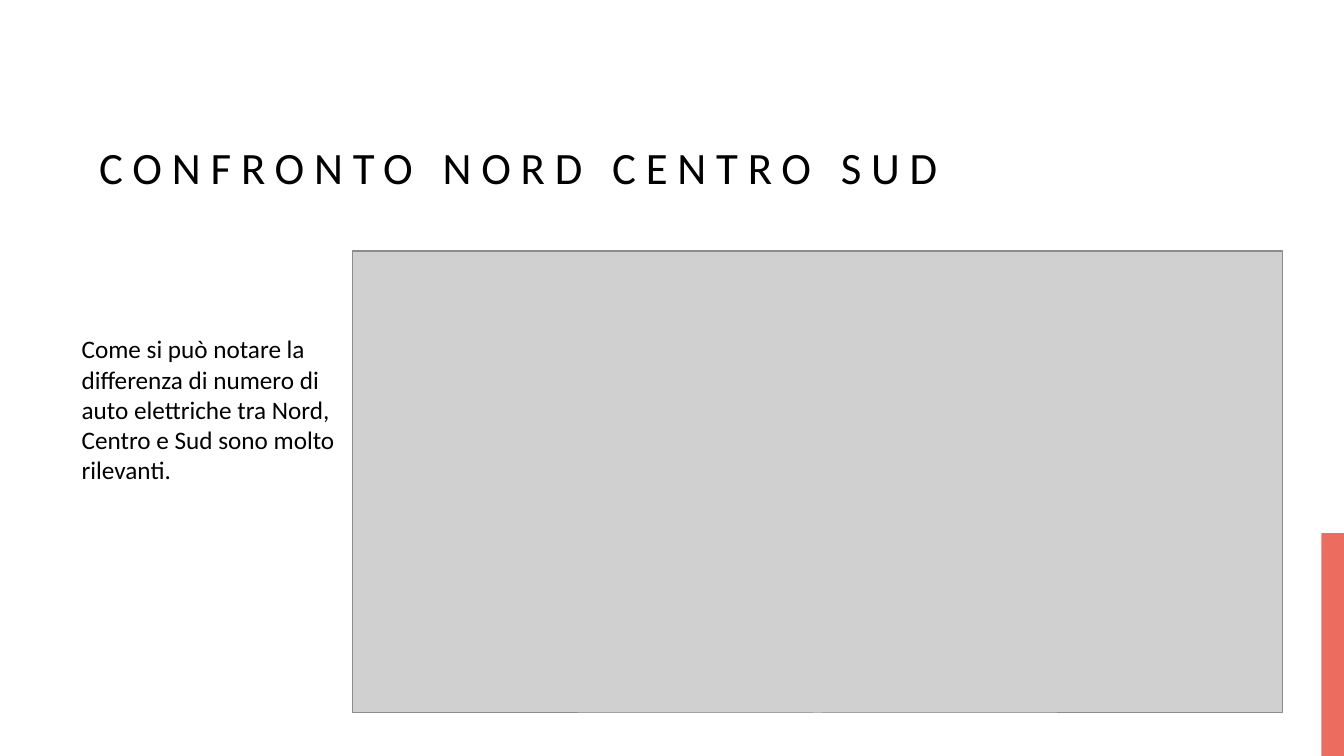
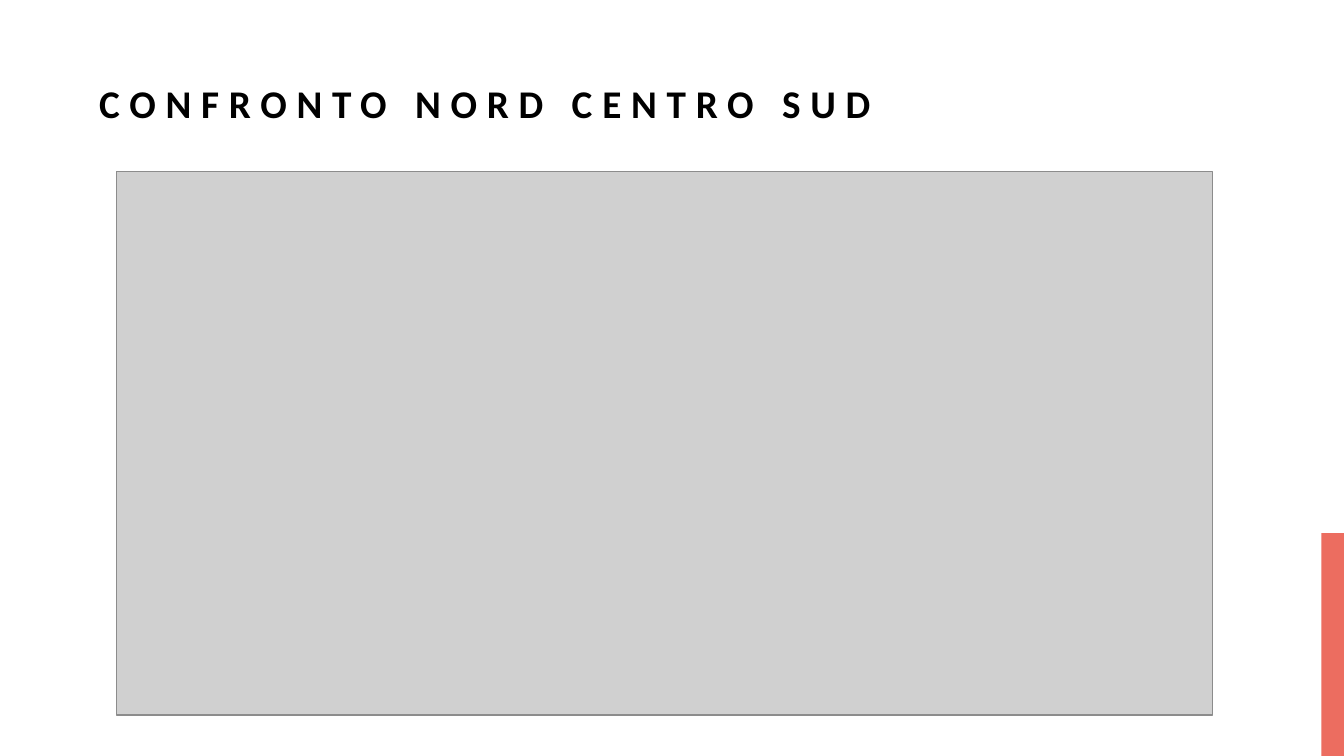
Before and after one commit to MarcoB27/data_visualization, a slide deck: slide 18 of presentazione/Presentation_project_data_visualization.pptx. Drawn at 1344x756 pixels with LibreOffice and Linux fonts; fonts in the diff are those of the drawing; grey boxes stand for pictures; background and template pictures are left out. Boxes give left, top, right and bottom in pixels: in the first picture for what was removed or moved away, otherwise in the second. Text is boxed around its words. In the diff, an @@ line names an element or a change of style, - is before the commit and + after.

```diff
--- a/presentazione/Presentation_project_data_visualization.pptx
+++ b/presentazione/Presentation_project_data_visualization.pptx
@@ title "CONFRONTO NORD CENTRO SUD": place and size @@
-title "CONFRONTO NORD CENTRO SUD" at bbox=[99, 155, 937, 185]
+title "CONFRONTO NORD CENTRO SUD" at bbox=[99, 92, 870, 119]
@@ title "CONFRONTO NORD CENTRO SUD" at bbox=[99, 92, 870, 119]: size 32 to 28 pt, bold on @@
@@ picture: place and size @@
-picture at bbox=[353, 251, 1282, 713]
+picture at bbox=[116, 171, 1212, 716]
@@ text removed at bbox=[82, 340, 335, 479] @@
-Come si può notare la differenza di numero di auto elettriche tra Nord, Centro e Sud sono molto rilevanti.
```
Also in this commit, not shown: 5 other slides changed, 1 other file.
